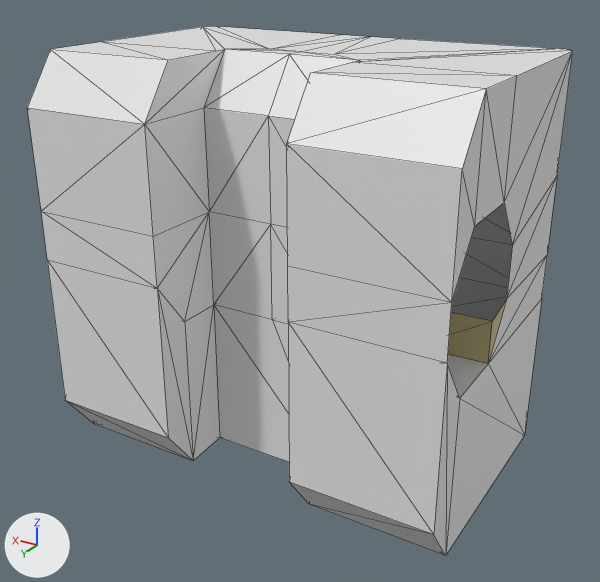
Two versions of the glTF model GFX/My/Rooms/Facilityblocks_MaintenanceTunnels_Extras/room3_pit.gltf, one commit apart.
Both versions are drawn from a 50 mm camera at (-19.5, 29.3, 15.5) aimed at (-0.2, -2.9, -0.5). Lighting does not change. The marker at lower left points along +X, +Y and +Z. Mesh edges are drawn as thin lines. Vertices at the same position are counted once.
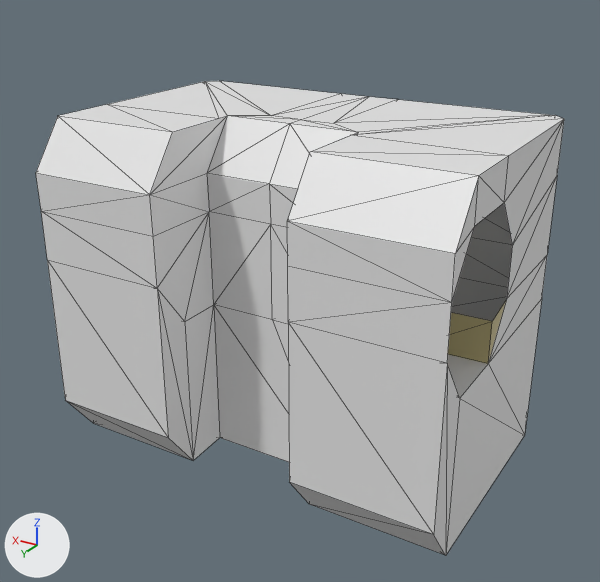
What differs and where, as boxes [x1, y1, x2, y2] in the pictures (600 x 582 px; the box of a moved part takes in the faces that stretch with it):
'Cylinder', reshaped (10% shorter): before [27, 26, 573, 555]; after [36, 81, 564, 555]
part 1 of me_cylinder, moved or reshaped: before [27, 26, 573, 303]; after [36, 81, 564, 303]

Edits to the bpy script that builds the scene:
```text
Change me_cylinder:
    where me_cylinder.from_pydata(...)  # 106 vertices, 192 faces; spans x -10.2..10.2, y -10.2..3.4, z -9.3..10.7
    used by ob_cylinder; location = (0.0, 0.0, 0.0)
    me_cylinder part 1: all 29 vertices in x -10.2..10.2, y -10.2..3.4, z 8.4..10.7 are moved by (0.0, 0.0, -3.0)
```
